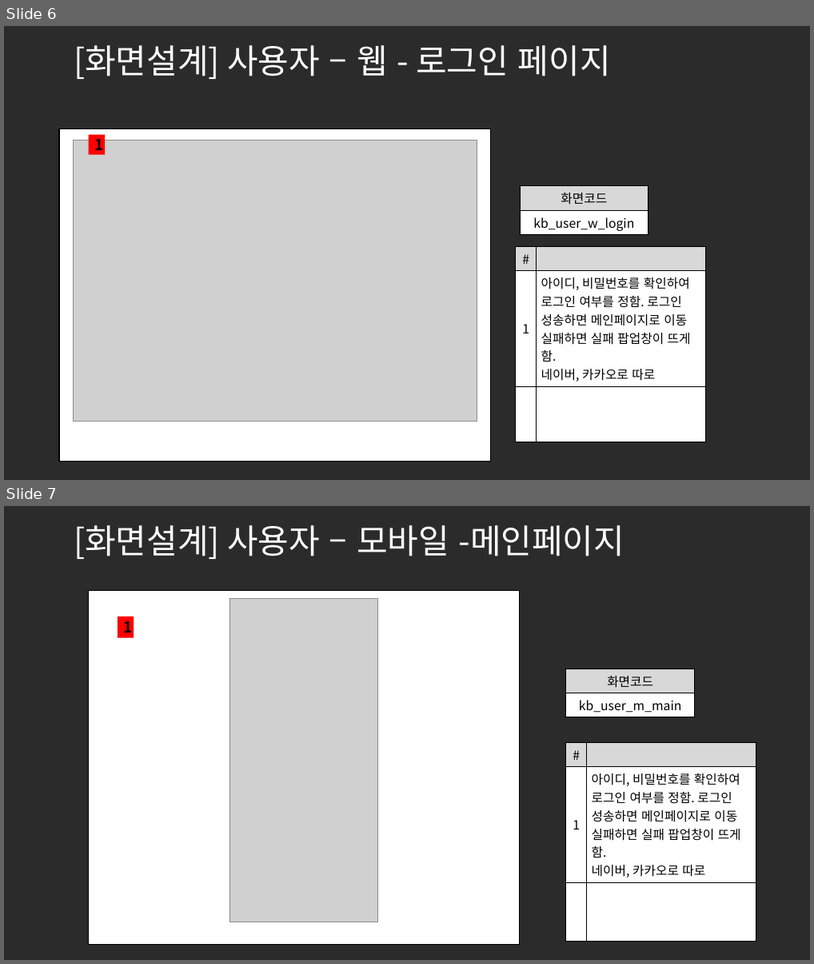
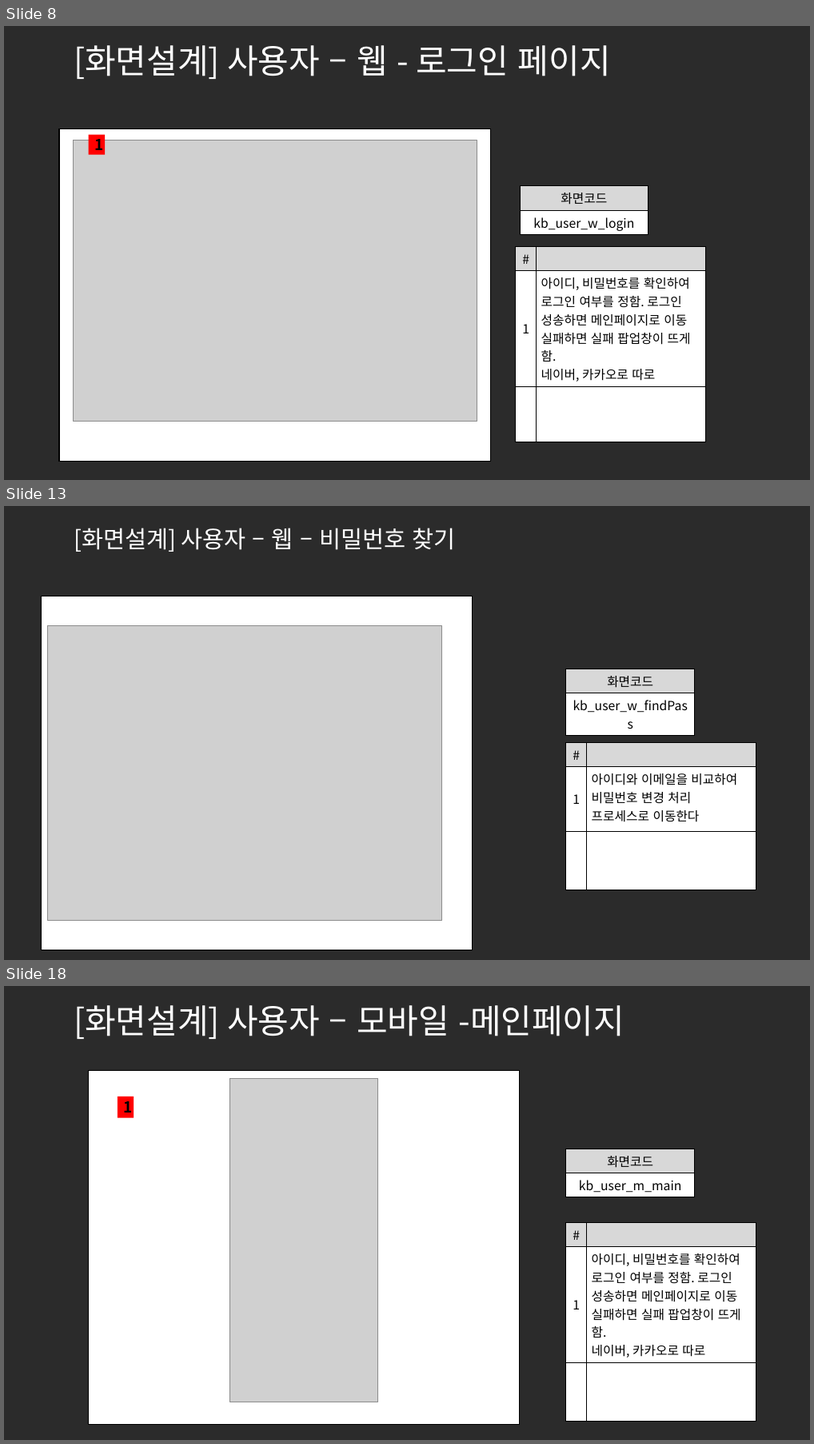
Before and after one commit to ezenteam2/e-Zone, a slide deck: 0 발표용 파워포인트/project05 - 파워포인트 종합 - 기범.pptx. Shown one above the other, each under a label of ours: slides 6 and 7 before the commit, slides 8, 13 and 18 after it; the slides between them are not shown. The pictures are 814x964 and 814x1444 pixels, drawn with LibreOffice and Linux fonts; fonts in the diff are those of the drawing; grey boxes stand for pictures; background and template pictures are left out; a plain dark background stands for a picture behind light text. Boxes give left, top, right and bottom in pixels: in the first picture for what was removed or moved away, otherwise in the second. Text is boxed around its words. In the diff, an @@ line names an element or a change of style, - is before the commit and + after.

```diff
--- a/0 발표용 파워포인트/project05 - 파워포인트 종합 - 기범.pptx
+++ b/0 발표용 파워포인트/project05 - 파워포인트 종합 - 기범.pptx
@@ slide 13 added at (4, 506, 810, 960), background picture (left out) @@
@@ title added at (74, 528, 455, 552), 28 pt, text #FFFFFF @@
+[화면설계] 사용자 – 웹 – 비밀번호 찾기
@@ rectangle added at (41, 596, 473, 950), fill #FFFFFF, outline #000000 1 pt @@
@@ picture added at (48, 626, 442, 920) @@
@@ table added at (566, 668, 695, 716), 2 rows, 1 columns @@
+화면코드
+kb_user_w_findPass
@@ table added at (566, 743, 757, 889), 3 rows, 2 columns @@
+# | 
+1 | 아이디와 이메일을 비교하여 비밀번호 변경 처리 프로세스로 이동한다
+ | 
@@ what was slide 6 is now slide 8 @@
@@ what was slide 7 is now slide 18 @@
```
Also in this commit, not shown: 10 other slides added, 2 other files.
